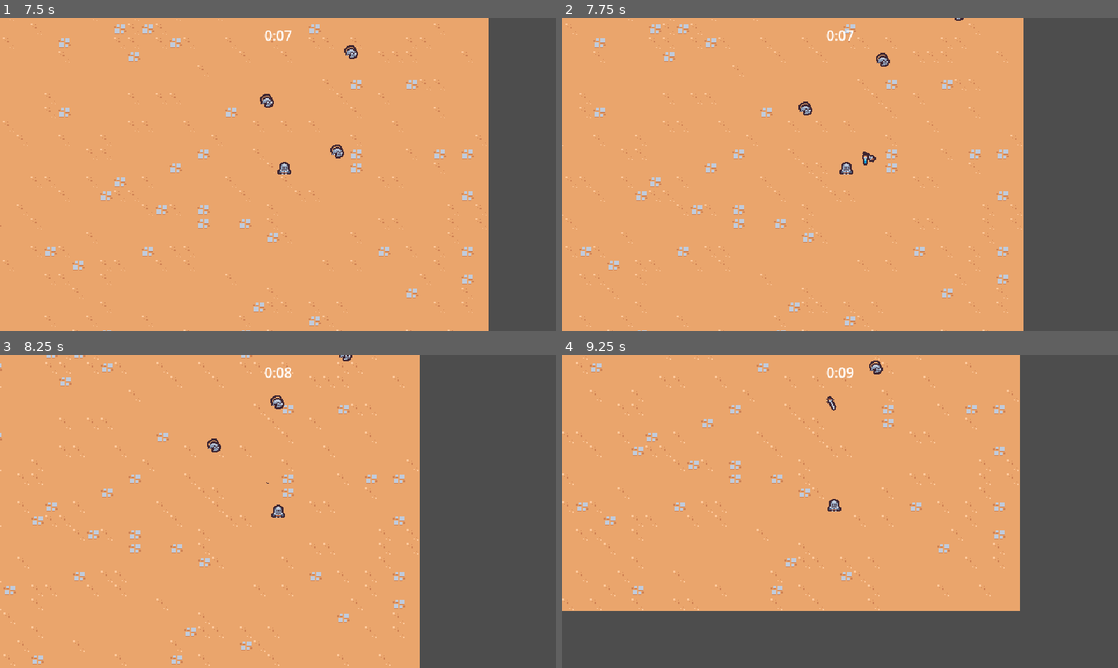
Above: before the commit, frames 1-4 (two rows, left to right).
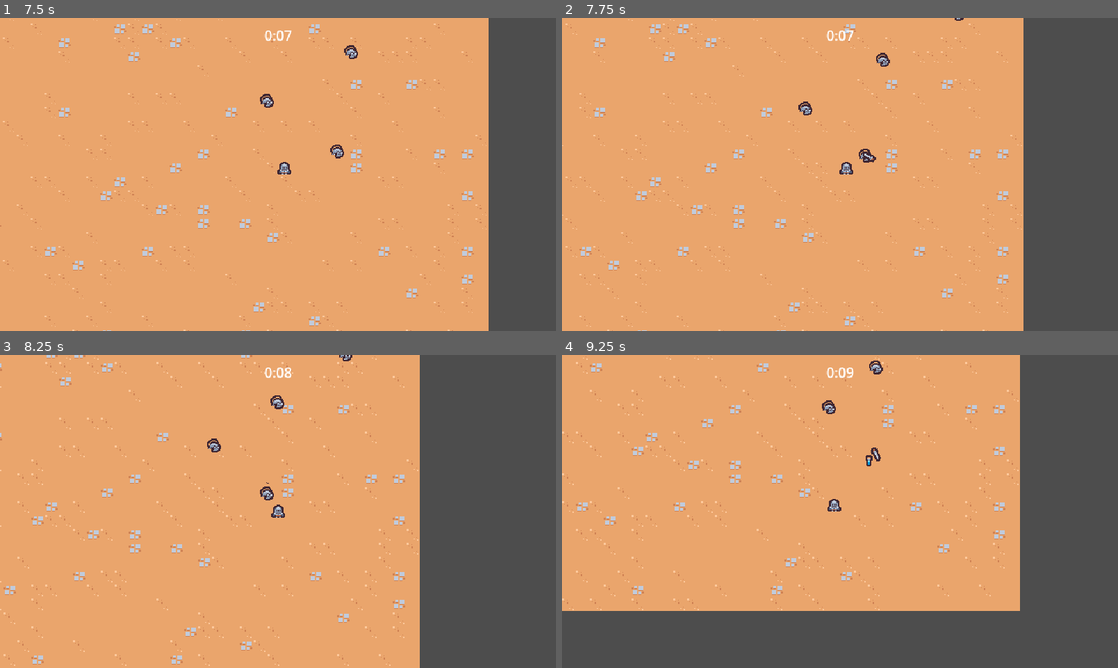
Above: after the commit, the same moments.

Repository: ToraSpaceLab/Survivors
Game: Godot game, scene res://scenes/main/main.tscn
Two runs of this game, one before a commit and one after it. Both use one fixed random seed, a clock stepped at 60 frames per second and the inputs below.
Inputs:
- Up to frame 1 (7.5 s): hold D (move_right) 0.53-1.28 s; hold S (move_down) 1.28-2.03 s; hold D (move_right) 2.03-2.78 s; hold W (move_up) 2.78-3.53 s; hold A (move_left) 3.53-5.03 s; hold S (move_down) 5.03-5.78 s; hold D (move_right) 5.78-6.53 s; hold W (move_up) 6.53-7.28 s; hold D (move_right) from 7.28 s (still down)
- Up to frame 2 (7.75 s): keep holding D (move_right)
- Up to frame 3 (8.25 s): release D (move_right) at 8.03 s; hold S (move_down) from 8.03 s (still down)
- Up to frame 4 (9.25 s): release S (move_down) at 8.78 s; hold A (move_left) from 8.78 s (still down)

Frame 1 is identical in both runs. In frame 2, less than 0.1% of the frame differs, in the area x 53-56%, y 41-48%; in frame 3, less than 0.1%; in frame 4, 0.2%, in the area x 46-58%, y 13-36%.

Commit message:
Implementing damage

Diff:
--- /dev/null
+++ b/scenes/ability/sword_ability/sword_ability.gd
@@ -0,0 +1,4 @@
+extends Node2D
+class_name SwordAbility
+
+@onready var hitbox_component: HitboxComponent = $HitboxComponent
--- a/scenes/ability/sword_ability/sword_ability.tscn
+++ b/scenes/ability/sword_ability/sword_ability.tscn
@@ -1,6 +1,8 @@
-[gd_scene load_steps=6 format=3 uid="uid://b0lwqvy0nwd6r"]
+[gd_scene load_steps=8 format=3 uid="uid://b0lwqvy0nwd6r"]
 
 [ext_resource type="Texture2D" uid="uid://3mpm640a0xo3" path="res://scenes/ability/sword_ability/sword.png" id="1_14xrd"]
+[ext_resource type="Script" path="res://scenes/ability/sword_ability/sword_ability.gd" id="1_vuppy"]
+[ext_resource type="PackedScene" uid="uid://d0dtvvtvt65in" path="res://scenes/component/hitbox_component.tscn" id="2_wgn00"]
 
 [sub_resource type="Animation" id="Animation_0rv2x"]
 length = 0.001
@@ -31,7 +33,7 @@
 tracks/2/type = "value"
 tracks/2/imported = false
 tracks/2/enabled = true
-tracks/2/path = NodePath("Area2D/CollisionShape2D:disabled")
+tracks/2/path = NodePath("HitboxComponent/CollisionShape2D:disabled")
 tracks/2/interp = 1
 tracks/2/loop_wrap = true
 tracks/2/keys = {
@@ -86,7 +88,7 @@
 tracks/3/type = "value"
 tracks/3/imported = false
 tracks/3/enabled = true
-tracks/3/path = NodePath("Area2D/CollisionShape2D:disabled")
+tracks/3/path = NodePath("HitboxComponent/CollisionShape2D:disabled")
 tracks/3/interp = 1
 tracks/3/loop_wrap = true
 tracks/3/keys = {
@@ -102,10 +104,11 @@
 "swing": SubResource("Animation_xyau1")
 }
 
-[sub_resource type="RectangleShape2D" id="RectangleShape2D_8a6et"]
+[sub_resource type="RectangleShape2D" id="RectangleShape2D_a34mr"]
 size = Vector2(30, 30)
 
 [node name="SwordAbility" type="Node2D"]
+script = ExtResource("1_vuppy")
 
 [node name="AnimationPlayer" type="AnimationPlayer" parent="."]
 libraries = {
@@ -117,11 +120,9 @@
 texture = ExtResource("1_14xrd")
 offset = Vector2(0, -4)
 
-[node name="Area2D" type="Area2D" parent="."]
-collision_layer = 4
-collision_mask = 0
+[node name="HitboxComponent" parent="." instance=ExtResource("2_wgn00")]
 
-[node name="CollisionShape2D" type="CollisionShape2D" parent="Area2D"]
+[node name="CollisionShape2D" type="CollisionShape2D" parent="HitboxComponent"]
 position = Vector2(15, 0)
-shape = SubResource("RectangleShape2D_8a6et")
+shape = SubResource("RectangleShape2D_a34mr")
 disabled = true
--- a/scenes/ability/sword_ability_controller/sword_ability_controller.gd
+++ b/scenes/ability/sword_ability_controller/sword_ability_controller.gd
@@ -3,6 +3,7 @@
 const MAX_RANGE = 150
 
 @export var sword_ability: PackedScene
+var damage = 5
 
 
 # Called when the node enters the scene tree for the first time.
@@ -30,8 +31,9 @@
 		return a_distance < b_distance
 	)
 
-	var sword_instance = sword_ability.instantiate() as Node2D
+	var sword_instance = sword_ability.instantiate() as SwordAbility
 	player.get_parent().add_child(sword_instance)
+	sword_instance.hitbox_component.damage = damage
 	sword_instance.global_position = enemies[0].global_position
 	sword_instance.global_position += Vector2.RIGHT.rotated(randf_range(0, TAU)) * 4
 
--- /dev/null
+++ b/scenes/component/hitbox_component.gd
@@ -0,0 +1,4 @@
+extends Area2D
+class_name HitboxComponent
+
+var damage = 0
--- /dev/null
+++ b/scenes/component/hitbox_component.tscn
@@ -0,0 +1,8 @@
+[gd_scene load_steps=2 format=3 uid="uid://d0dtvvtvt65in"]
+
+[ext_resource type="Script" path="res://scenes/component/hitbox_component.gd" id="1_5261o"]
+
+[node name="HitboxComponent" type="Area2D"]
+collision_layer = 4
+collision_mask = 0
+script = ExtResource("1_5261o")
--- /dev/null
+++ b/scenes/component/hurtbox_component.gd
@@ -0,0 +1,19 @@
+extends Area2D
+class_name HurtboxComponent
+
+@export var health_component: HealthComponent
+
+
+func _ready() -> void:
+	area_entered.connect(on_area_entered)
+
+
+func on_area_entered(other_area: Area2D):
+	if not other_area is HitboxComponent:
+		return
+
+	if health_component == null:
+		return
+
+	var hitbox_component = other_area as HitboxComponent
+	health_component.damage(hitbox_component.damage)
--- /dev/null
+++ b/scenes/component/hurtbox_component.tscn
@@ -0,0 +1,8 @@
+[gd_scene load_steps=2 format=3 uid="uid://dqa4a7sp3nv2q"]
+
+[ext_resource type="Script" path="res://scenes/component/hurtbox_component.gd" id="1_y1mfc"]
+
+[node name="HurtboxComponent" type="Area2D"]
+collision_layer = 0
+collision_mask = 4
+script = ExtResource("1_y1mfc")
--- a/scenes/game_object/basic_enemy/basic_enemy.gd
+++ b/scenes/game_object/basic_enemy/basic_enemy.gd
@@ -4,12 +4,7 @@
 
 @onready var health_component: HealthComponent = $HealthComponent
 
-# Called when the node enters the scene tree for the first time.
-func _ready():
-	$Area2D.area_entered.connect(on_area_entered)
 
-
-# Called every frame. 'delta' is the elapsed time since the previous frame.
 func _process(delta: float) -> void:
 	var direction = get_direction_to_player()
 	velocity = direction * MAX_SPEED
@@ -21,7 +16,3 @@
 	if player_node != null:
 		return (player_node.global_position - global_position).normalized()
 	return Vector2.ZERO
-
-
-func on_area_entered(other_area: Area2D):
-	health_component.damage(100)
--- a/scenes/game_object/basic_enemy/basic_enemy.tscn
+++ b/scenes/game_object/basic_enemy/basic_enemy.tscn
@@ -1,11 +1,12 @@
-[gd_scene load_steps=7 format=3 uid="uid://66bjjkexucfi"]
+[gd_scene load_steps=8 format=3 uid="uid://66bjjkexucfi"]
 
 [ext_resource type="Script" path="res://scenes/game_object/basic_enemy/basic_enemy.gd" id="1_7r5bd"]
 [ext_resource type="Texture2D" uid="uid://cnlqcakox4jnp" path="res://scenes/game_object/basic_enemy/basic_enemy.png" id="1_q0spr"]
 [ext_resource type="PackedScene" uid="uid://b2qvhl41jw3xl" path="res://scenes/component/health_component.tscn" id="2_d1l2b"]
 [ext_resource type="PackedScene" uid="uid://bubwmv268xyne" path="res://scenes/component/vial_drop_component.tscn" id="3_v2etw"]
+[ext_resource type="PackedScene" uid="uid://dqa4a7sp3nv2q" path="res://scenes/component/hurtbox_component.tscn" id="4_3em6i"]
 
-[sub_resource type="CircleShape2D" id="CircleShape2D_4jjbt"]
+[sub_resource type="CircleShape2D" id="CircleShape2D_yigd0"]
 radius = 12.0
 
 [sub_resource type="CircleShape2D" id="CircleShape2D_iu86p"]
@@ -22,13 +23,12 @@
 [node name="VialDropComponent" parent="." node_paths=PackedStringArray("health_component") instance=ExtResource("3_v2etw")]
 health_component = NodePath("../HealthComponent")
 
-[node name="Area2D" type="Area2D" parent="."]
-collision_layer = 0
-collision_mask = 4
+[node name="HurtboxComponent" parent="." node_paths=PackedStringArray("health_component") instance=ExtResource("4_3em6i")]
+health_component = NodePath("../HealthComponent")
 
-[node name="CollisionShape2D" type="CollisionShape2D" parent="Area2D"]
+[node name="CollisionShape2D" type="CollisionShape2D" parent="HurtboxComponent"]
 position = Vector2(0, -5)
-shape = SubResource("CircleShape2D_4jjbt")
+shape = SubResource("CircleShape2D_yigd0")
 
 [node name="Sprite2D" type="Sprite2D" parent="."]
 texture = ExtResource("1_q0spr")
